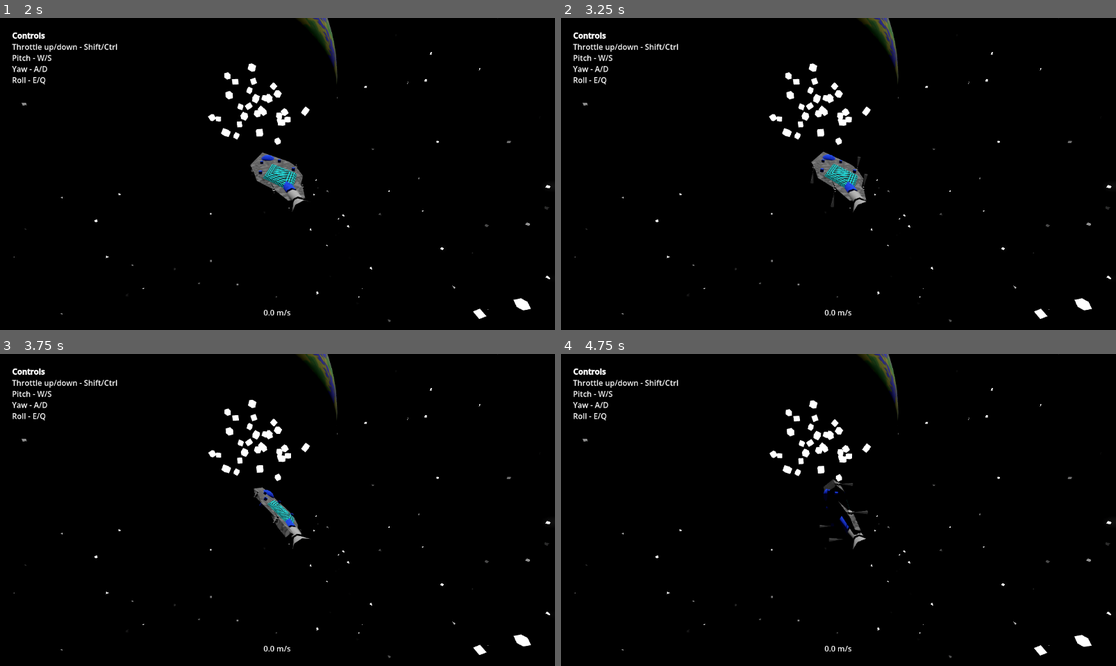
Above: before the commit, frames 1-4 (two rows, left to right).
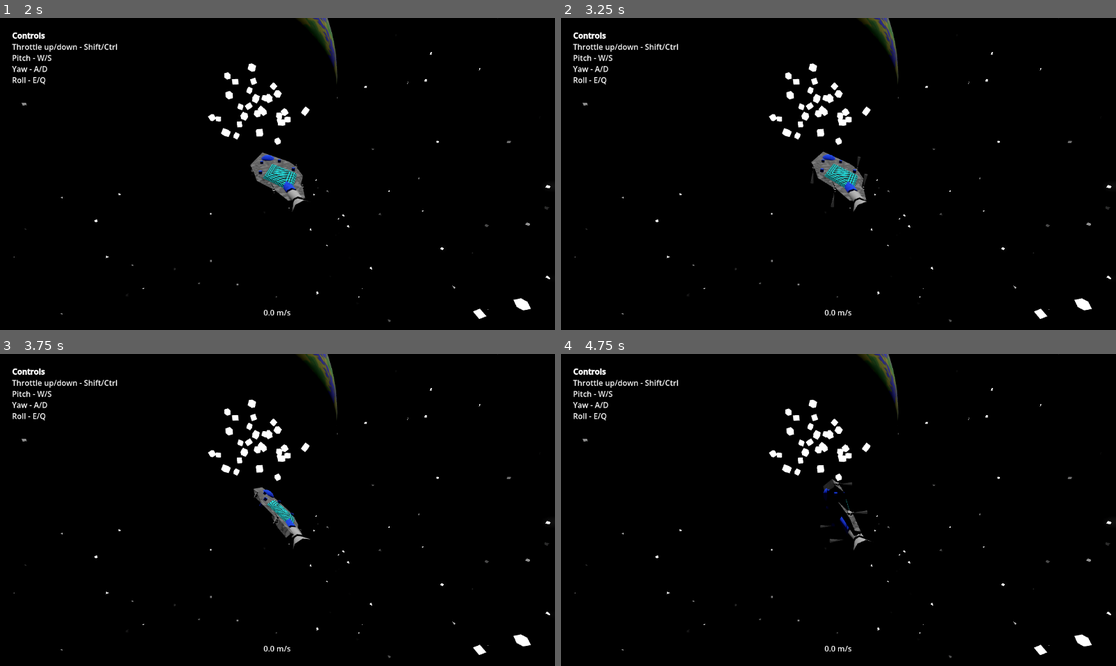
Above: after the commit, the same moments.

Repository: Ortley/black-hole-stars
Game: Godot game, scene res://scene/init.tscn
Same seed, same stepped clock (60 frames per second), same inputs: the game is played once before the commit and once after it.
Inputs (mouse positions are in pixels of both pictures, inside the frame that each line leads up to):
- Up to frame 1 (2 s): click "Play" at 0.5 s; tap Enter at 1.25 s; move the mouse to (399, 158) at 1.27 s; hold E (roll_right) from 1.28 s (still down); hold Space (sas) from 1.28 s (still down); click (399, 158) at 1.42 s
- Up to frame 2 (3.25 s): move the mouse to (727, 189) at 2.02 s; release E (roll_right) at 2.03 s; release Space (sas) at 2.03 s; hold Down 2.03-2.78 s; tap S (test_cam_backward) at 2.1 s; move the mouse to (894, 105) at 2.77 s; hold E (roll_right) from 2.78 s (still down); tap W (test_cam_forward) at 2.85 s
- Up to frame 3 (3.75 s): move the mouse to (249, 572) at 3.52 s; release E (roll_right) at 3.53 s; hold Up from 3.53 s (still down); tap A (test_cam_left) at 3.6 s; click (249, 572) at 3.67 s
- Up to frame 4 (4.75 s): move the mouse to (1005, 556) at 4.27 s; release Up at 4.28 s; hold Q (roll_left) from 4.28 s (still down); tap D (test_cam_right) at 4.35 s

Frame 1 is identical in both runs. In frame 2, 0.1% of the frame differs, in the area x 37-96%, y 14-97%; in frame 3, 0.4%; in frame 4, 0.6%.

Commit message:
Fix off-center smartmobile

Diff:
--- a/scene/game.tscn
+++ b/scene/game.tscn
@@ -161,6 +161,7 @@
 [node name="World" type="Node3D" parent="." unique_id=2006646868]
 
 [node name="Scaled" type="Node3D" parent="World" unique_id=1367243315]
+visible = false
 
 [node name="CSGSphere3D" type="CSGSphere3D" parent="World/Scaled" unique_id=1305625284]
 transform = Transform3D(1, 0, 0, 0, 0.82966167, 0.5582665, 0, -0.5582665, 0.82966167, 0, 0, -20)
@@ -188,7 +189,6 @@
 smooth_faces = false
 
 [node name="Normal" type="Node3D" parent="World" unique_id=1530911982]
-visible = false
 
 [node name="Node3D" type="Node3D" parent="World/Normal" unique_id=1434466524]
 transform = Transform3D(0.9530005, 0, -0.30296874, 0, 1, 0, 0.30296874, 0, 0.9530005, -1.1485786, 0, 0)
@@ -627,6 +627,7 @@
 [node name="Smartmobile" type="RigidBody3D" parent="World/Normal" unique_id=1007455145]
 mass = 1000.0
 gravity_scale = 0.0
+center_of_mass_mode = 1
 can_sleep = false
 script = ExtResource("1_5kiuu")
 metadata/_custom_type_script = "uid://bam1jhwo5dvuo"
